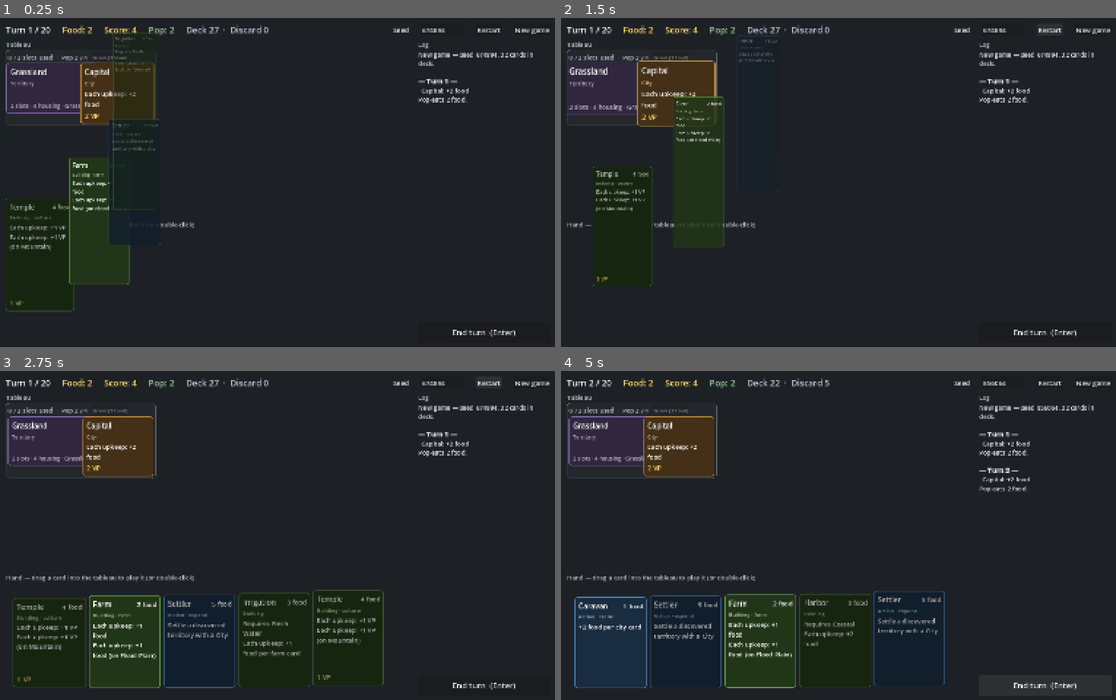
Above: before the commit, frames 1-4 (two rows, left to right).
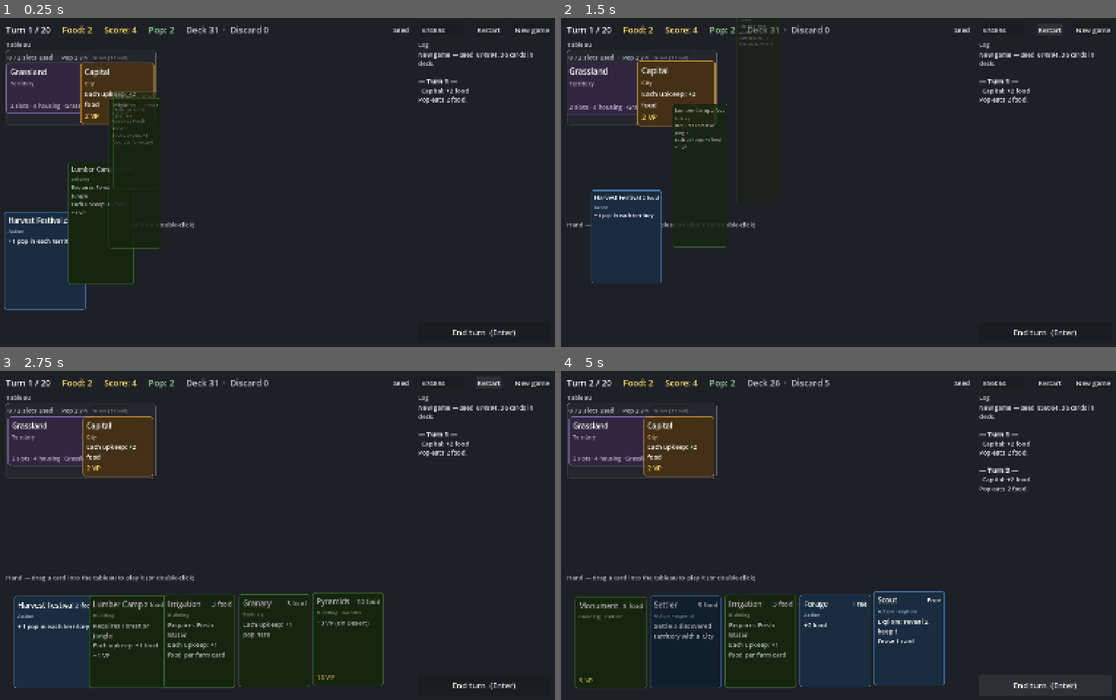
Above: after the commit, the same moments.

Repository: r888888888/4x-card-game
Game: Godot game, scene res://ui/main.tscn
Two runs of this game, one before a commit and one after it. Both use one fixed random seed, a clock stepped at 60 frames per second and the inputs below.
Inputs:
- Up to frame 1 (0.25 s): no input
- Up to frame 2 (1.5 s): click "Restart" at 0.5 s; click "Restart" at 1.25 s
- Up to frame 3 (2.75 s): click "Restart" at 2 s
- Up to frame 4 (5 s): click "New game" at 2.75 s; click "New game" at 3.5 s; click "End turn (Enter)" at 4.25 s

The runs differ from the first frame. In frame 1, 5.3% of the frame differs, in the area x 0-92%, y 2-90%; in frame 2, 4.7%; in frame 3, 9.2%, in the area x 2-92%, y 2-97%; in frame 4, 8.6%.

Commit message:
013: grow op (here / each, capped by housing); Granary and Harvest Festival in the deck
Co-Authored-By: Claude Opus 5.5 <noreply@anthropic.com>

Diff:
--- a/data/cards.json
+++ b/data/cards.json
@@ -104,6 +104,20 @@
       ]
     },
     {
+      "id": "granary", "name": "Granary", "type": "building",
+      "cost": { "food": 3 }, "vp": 0, "tags": [],
+      "effects": [
+        { "op": "grow", "amount": 1, "where": "here", "trigger": "upkeep" }
+      ]
+    },
+    {
+      "id": "harvest_festival", "name": "Harvest Festival", "type": "action",
+      "cost": { "food": 2 }, "vp": 0, "tags": [],
+      "effects": [
+        { "op": "grow", "amount": 1, "where": "each" }
+      ]
+    },
+    {
       "id": "grassland", "name": "Grassland", "type": "territory",
       "cost": {}, "vp": 0, "tags": [], "slots": 2, "housing": 4, "keywords": ["grassland"]
     },
--- a/data/config.json
+++ b/data/config.json
@@ -28,7 +28,9 @@
     "lumber_camp": 2,
     "mine": 2,
     "forge": 1,
-    "market": 1
+    "market": 1,
+    "granary": 2,
+    "harvest_festival": 2
   },
   "territory_deck": {
     "plains": 1,
--- a/engine/effects/grow_effect.gd
+++ b/engine/effects/grow_effect.gd
@@ -1,7 +1,31 @@
 extends Effect
 ## { "op": "grow", "amount": 1, "where": "here" }
-## Stub (backlog 013 red): accepts its fields but does nothing yet.
+## Adds pop, capped by housing and free of food: "here" on the card's own territory, "each" on every
+## settled territory. Does nothing when the population rules are off.
+
+const WHERE: Array[String] = ["here", "each"]
+
+var amount: int
+var where: String
 
 
 func fields() -> Array[String]:
 	return ["amount", "where"]
+
+
+func configure(data: Dictionary, _ctx: Dictionary, errors: Array[String]) -> void:
+	amount = read_int(data, "amount", errors, 1)
+	where = read_string(data, "where", errors, WHERE, "here")
+
+
+func apply(engine: GameEngine, source: CardInstance) -> void:
+	if where == "here":
+		engine.add_pop(source.territory_uid, amount, source)
+		return
+	for card in engine.zone("tableau").cards:
+		if card.def.type == "territory":
+			engine.add_pop(card.uid, amount, source)
+
+
+func describe(_card_db: Dictionary) -> String:
+	return "+%d pop %s" % [amount, "here" if where == "here" else "in each territory"]
--- a/engine/game_engine.gd
+++ b/engine/game_engine.gd
@@ -400,6 +400,19 @@
 	_log("  %s: settled %s." % [source.def.name, territory.def.name])
 
 
+## Adds up to amount pop to settled territory territory_uid, stopping at its housing. Does nothing if
+## population is off or territory_uid isn't a settled territory.
+func add_pop(territory_uid: int, amount: int, source: CardInstance) -> void:
+	var territory := _settled_territory(territory_uid)
+	if territory == null or not population_on():
+		return
+	var added := mini(amount, territory.def.housing - territory.pop)
+	if added <= 0:
+		return
+	territory.pop += added
+	_log("  %s: +%d pop on %s" % [source.def.name, added, territory.def.name])
+
+
 func add_score(amount: int, source: CardInstance) -> void:
 	bonus_score += amount
 	if not _outcome.is_empty():
Not shown, changed: docs/backlog/013-growth-cards.md
